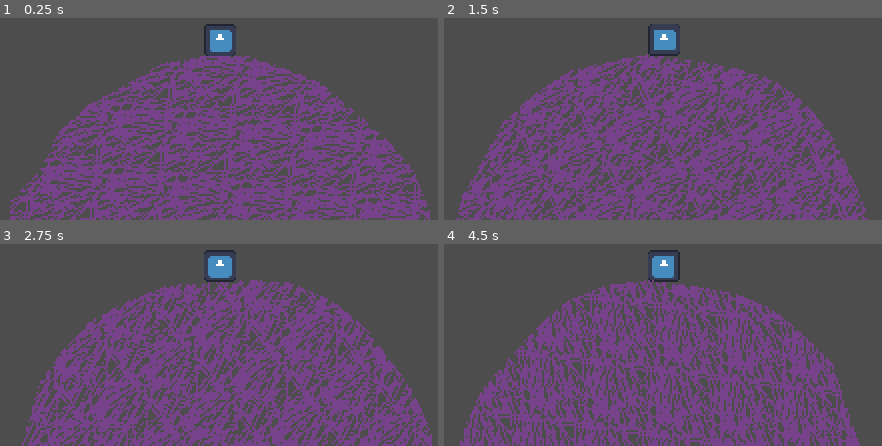
Above: before the commit, frames 1-4 (two rows, left to right).
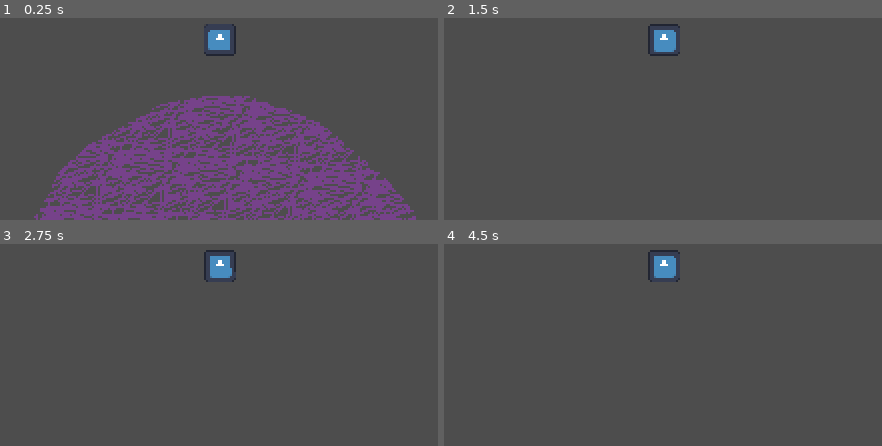
Above: after the commit, the same moments.

Repository: Jack3G/space-miner
Game: Godot game, scene res://src/game.tscn
The game is run twice, just before and just after one commit, with the same random seed, the same clock (stepped at 60 frames per second) and the same inputs. The engine's default icon, where the game draws it, is replaced by a stand-in: a white triangle on a blue panel in a dark square.
Inputs:
- Up to frame 1 (0.25 s): no input
- Up to frame 2 (1.5 s): hold D (move_right) from 0.53 s (still down); tap Space (jump) at 0.6, 0.77, 1.07, 1.35 s
- Up to frame 3 (2.75 s): tap Space (jump) at 1.52, 1.82, 2.1 s; release D (move_right) at 2.03 s; hold A (move_left) from 2.03 s (still down)
- Up to frame 4 (4.5 s): release A (move_left) at 2.78 s; hold D (move_right) 2.78-4.28 s; tap Space (jump) at 2.85, 3.02, 3.32, 3.6, 3.77, 4.07, 4.35 s; hold A (move_left) from 4.28 s (still down)

The runs differ from the first frame. In frame 1, 29% of the frame differs, in the area x 2-99%, y 2-100%; in frame 2, 38%; in frame 3, 39%, in the area x 5-99%, y 4-100%; in frame 4, 37%.

Commit message:
partially add jumping

Diff:
--- a/src/character.gd
+++ b/src/character.gd
@@ -3,6 +3,7 @@
 @export var speed: float = 250
 @export var friction: float = 200
 @export var max_speed: float = 80
+@export var jump_power: float = 80
 
 var gravity_areas: Array[GravityArea] = []
 
@@ -59,8 +60,10 @@
 				# after a moment, so idk
 				self.velocity -= horizontal_movement
 
-#		if horizontal_movement.length() > max_speed:
-#			self.velocity -= horizontal_movement - horizontal_movement.limit_length(max_speed)
+		# if horizontal_movement.length() > max_speed:
+		# 	self.velocity -= horizontal_movement - horizontal_movement.limit_length(max_speed)
+		if Input.is_action_just_pressed("jump"):
+			self.velocity += -self.transform.y * jump_power
 
 	self.move_and_slide()
 
--- a/src/planet.gd
+++ b/src/planet.gd
@@ -5,6 +5,7 @@
 @export var surface_offset: Noise
 @export var offset_scale: float = 10
 @export var atmosphere_height: float = 80
+@export var gravity: float = 200
 
 @export var textures: Array[Texture]
 
@@ -43,6 +44,7 @@
 	gravity_area.gravity_space_override = Area2D.SPACE_OVERRIDE_COMBINE
 	gravity_area.gravity_point = true
 	gravity_area.gravity_point_center = Vector2.ZERO
+	gravity_area.gravity = gravity
 
 	var gravity_collision = CollisionShape2D.new()
 	gravity_collision.shape = CircleShape2D.new()
